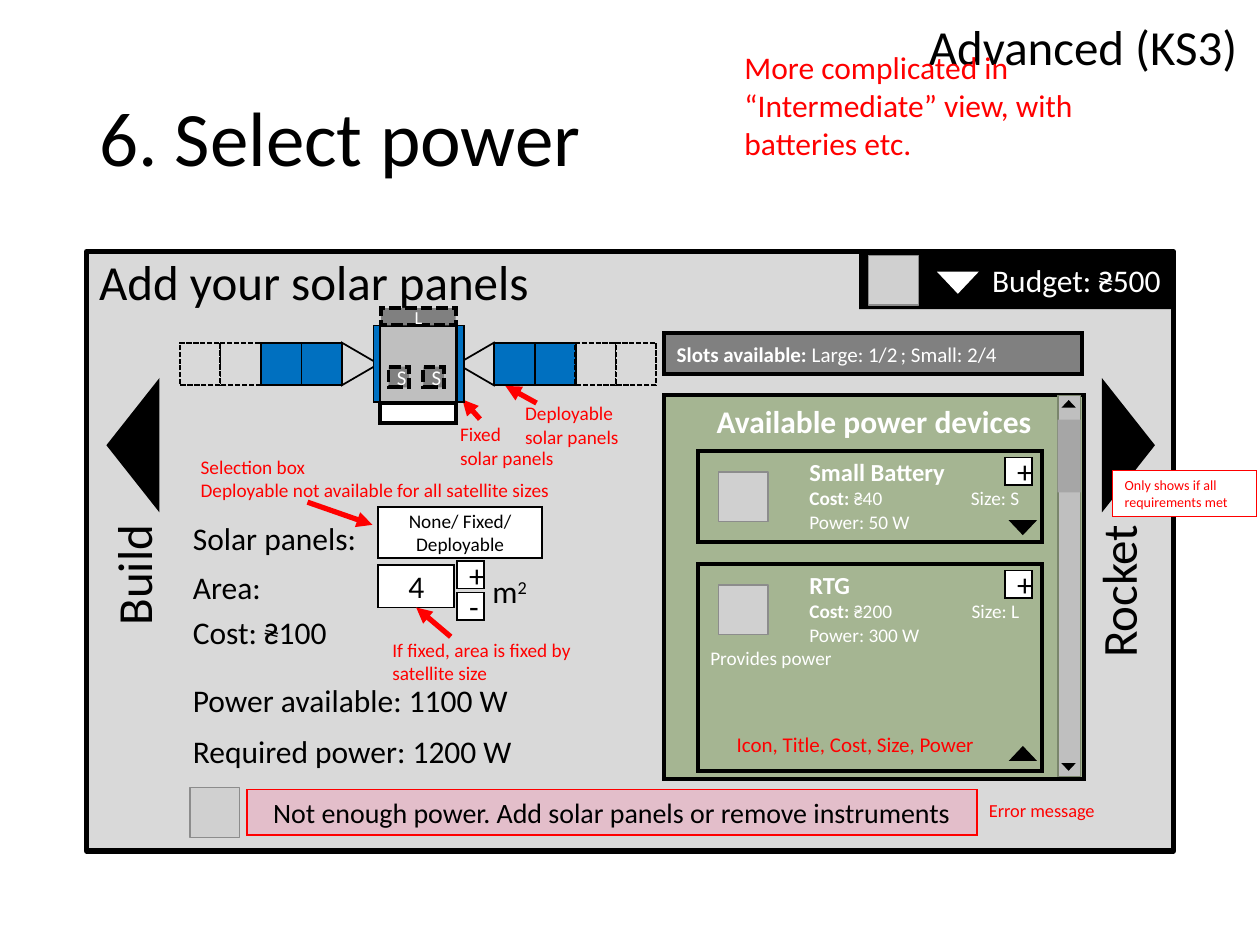
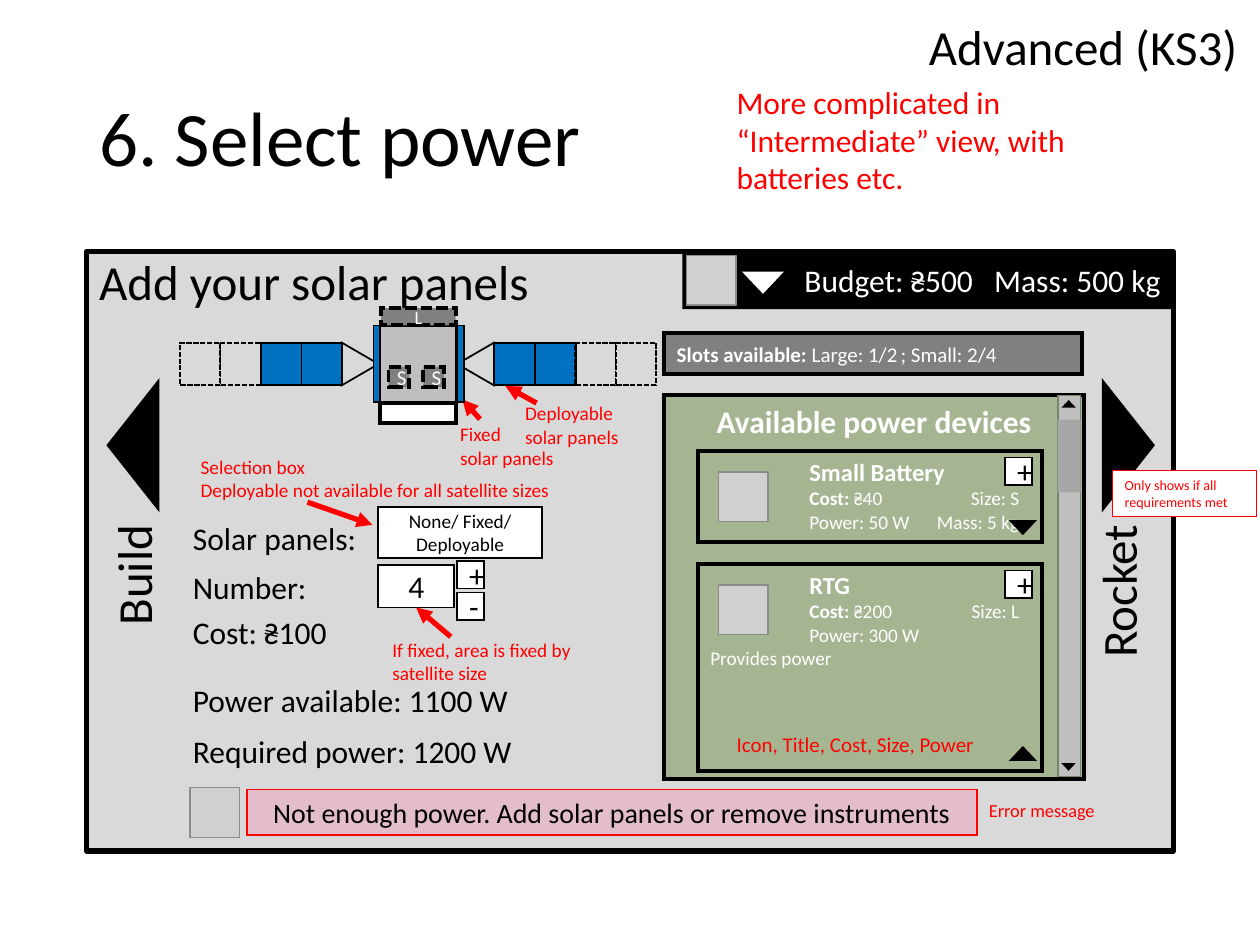
Before and after one commit to chrisnorth/classroom-rocket-scientist, a slide deck: slide 9 of outline_advanced.pptx. Drawn at 1260x945 pixels with LibreOffice and Linux fonts; fonts in the diff are those of the drawing; grey boxes stand for pictures; background and template pictures are left out. Boxes give left, top, right and bottom in pixels: in the first picture for what was removed or moved away, otherwise in the second. Text is boxed around its words. In the diff, an @@ line names an element or a change of style, - is before the commit and + after.

```diff
--- a/outline_advanced.pptx
+++ b/outline_advanced.pptx
@@ text "More complicated in “Intermediate” view, ..." rewrapped from [744,53,1073,156] to [737,92,1065,190] @@
@@ rectangle "Budget: ₴500 Mass: 500 kg": place and size @@
-rectangle "Budget: ₴500 Mass: 500 kg" at [859,252,1173,310]
+rectangle "Budget: ₴500 Mass: 500 kg" at [683,252,1174,310]
@@ picture: place and size @@
-picture at [869,256,919,305]
+picture at [687,256,736,305]
@@ triangle: place and size @@
-triangle at [939,272,976,292]
+triangle at [743,272,781,292]
@@ text in rectangle at [804,270,1160,298]: text changed @@
-Budget: ₴500
+Budget: ₴500 Mass: 500 kg
@@ text in rectangle at [809,516,1019,532]: text changed @@
-Power: 50 W
+Power: 50 W Mass: 5 kg
@@ text removed at [480,566,542,616] @@
-m2
@@ text at [193,577,307,600]: text changed @@
-Area:
+Number:
```
Also in this commit, not shown: 2 other slides changed, 3 other files.
